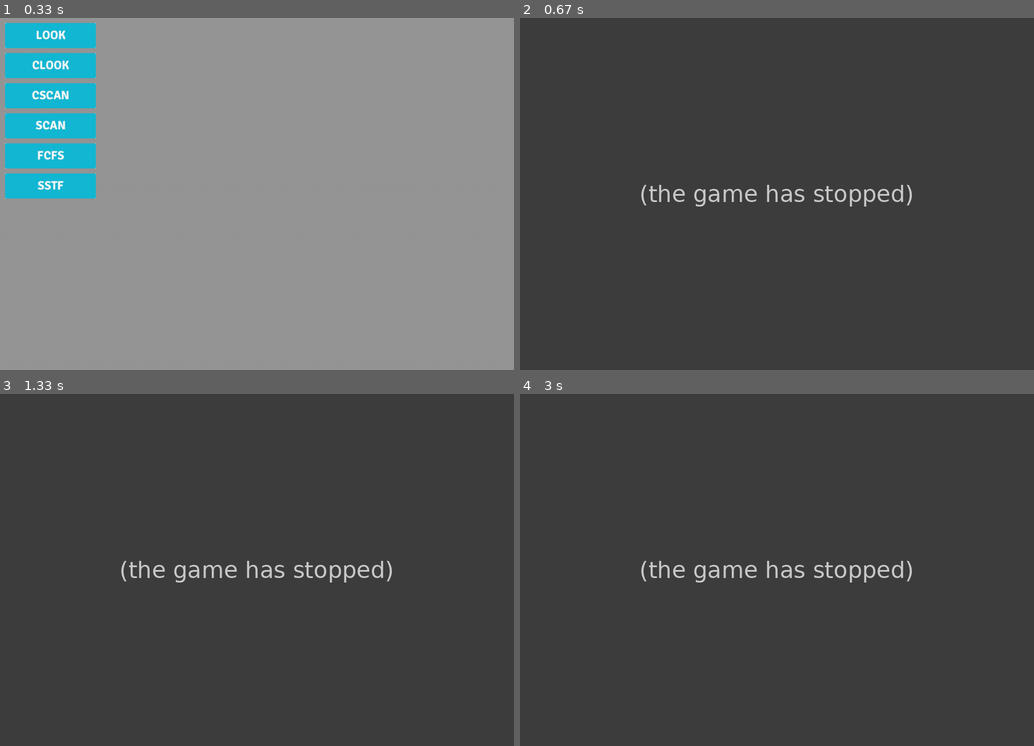
Above: before the commit, frames 1-4 (two rows, left to right).
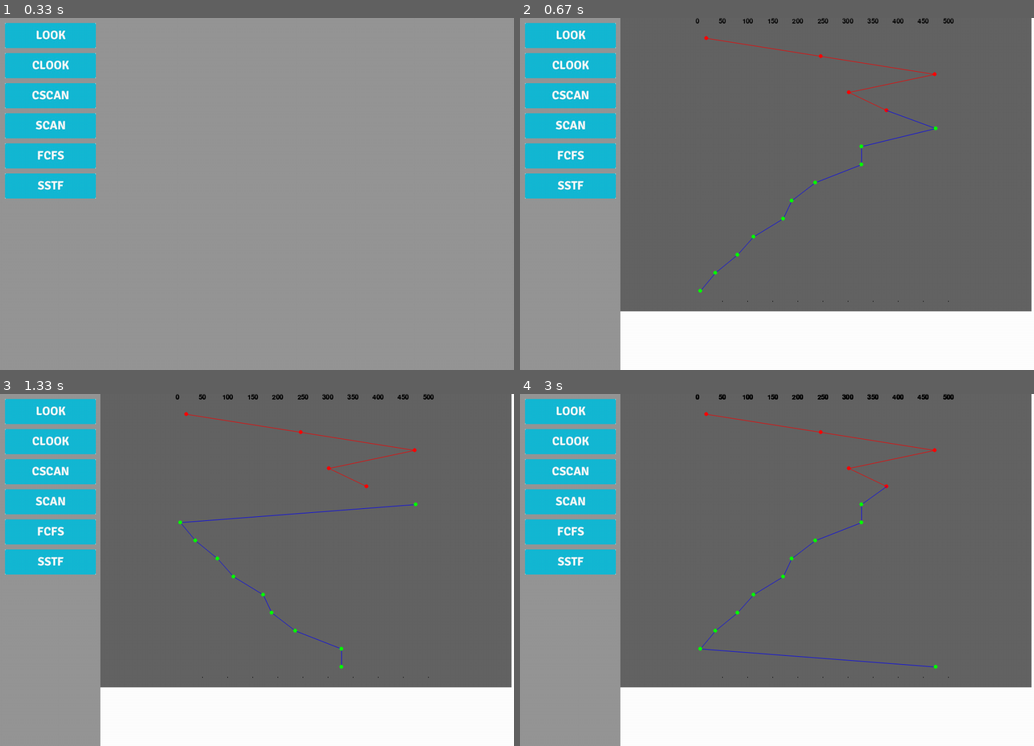
Above: after the commit, the same moments.

Repository: farfanoide/simuladorHDD
Game: pygame game, started from classTest.py
The game is run twice, just before and just after one commit, with the same random seed, the same clock (stepped at 60 frames per second) and the same inputs. The source is Python 2; it was converted automatically to run under Python 3.
Inputs (mouse positions are in pixels of both pictures, inside the frame that each line leads up to):
- Up to frame 1 (0.33 s): no input
- Up to frame 2 (0.67 s): click (571, 35) at 0.38 s
- Up to frame 3 (1.33 s): click (51, 439) at 0.83 s
- Up to frame 4 (3 s): click (571, 503) at 1.42 s; click (571, 471) at 2.08 s; move the mouse to (591, 559) at 2.47 s; click (591, 559) at 2.72 s

Frame 1 is identical in both runs. In frame 2, 100% of the frame differs, in the area x 0-100%, y 0-100%; in frame 3, 100%; in frame 4, 100%.
Error before the commit: AttributeError: 'Graphic' object has no attribute 'blit' (classTest.py line 63); the game stopped at 0.38 s (later frames are placeholders)

Commit message:
minnor issues fixed

Diff:
--- a/classTest.py
+++ b/classTest.py
@@ -46,7 +46,7 @@
 # g.print_reqs_attended()
 # cursor = BaseButton(lote,(10,10))
 
-clock = pygame.time.Clock()
+# clock = pygame.time.Clock()
 pygame.display.flip()
 run = True
 while run:
@@ -60,7 +60,7 @@
           for button in buttons:
               if button.clicked(pos):
                 g.print_canvas()
-                g.graphic.blit(g.graphic.canvas_sfc,(0,0))
+                #g.graphic.graphic_sfc.blit(g.graphic.canvas_sfc,(0,0))
                 results = button.executeAction()
                 print results
                 reqs = results[0][0]
@@ -68,9 +68,10 @@
                 dire = results[0][2]
                 g.print_graphic(reqs)
                 screen.blit(g.graphic_screen,(200,0))
-                g.graphic_screen.blit(g.graphic.canvas_sfc,(0,0))
-                pygame.display.flip()
-                #pygame.display.update()
+                # g.graphic_screen.blit(g.graphic.canvas_sfc,(0,0))
+                #pygame.display.flip()
+                g.graphic_screen.blit(g.graphic.canvas_sfc, (0,0))
+                pygame.display.update()
           # for button in
 
           # for button in menu.buttons:
--- a/gui/graphic.py
+++ b/gui/graphic.py
@@ -61,8 +61,7 @@
         """this function takes the coordinates given by any algorithm and draws them in the grid"""
         self.graphic_sfc.fill(self.bkg_colour)
         #self.graphic_sfc.set_colorkey(self.bkg_colour)
-        self.canvas_sfc.blit(self.graphic_sfc,(self.grid_rect[0],self.grid_rect[1]))
-        pygame.display.flip()
+        #self.canvas_sfc.blit(self.graphic_sfc,(self.grid_rect[0],self.grid_rect[1]))
         print coordinates
         for x in range(len(coordinates)):
             if coordinates[x]:
--- a/gui/screen_algorithms.py
+++ b/gui/screen_algorithms.py
@@ -44,13 +44,15 @@
 
 
     def print_canvas(self):
-        coors = self.graphic.draw_grid(50)
+        self.graphic.draw_grid(50)
         self.graphic.label_grid(50)
+        self.graphic_screen.blit(self.graphic.canvas_sfc, (0,0))
 
     def print_graphic(self, list_reqs):
         self.graphic.draw_graphic(self.__calculate_coordinates(list_reqs))
+        self.graphic_screen.blit(self.graphic.canvas_sfc,(0,0))
 
-        #self.graphic_screen.blit(self.graphic.graphic_sfc, (self.graphic.ax_x, self.graphic.ax_y))
+        # self.graphic_screen.blit(self.graphic.graphic_sfc, (self.graphic.ax_x, self.graphic.ax_y))
 
     def print_leyends(self, algorithm='Algoritmo', movements='movs', direction="derOizq"):
         if direction:
